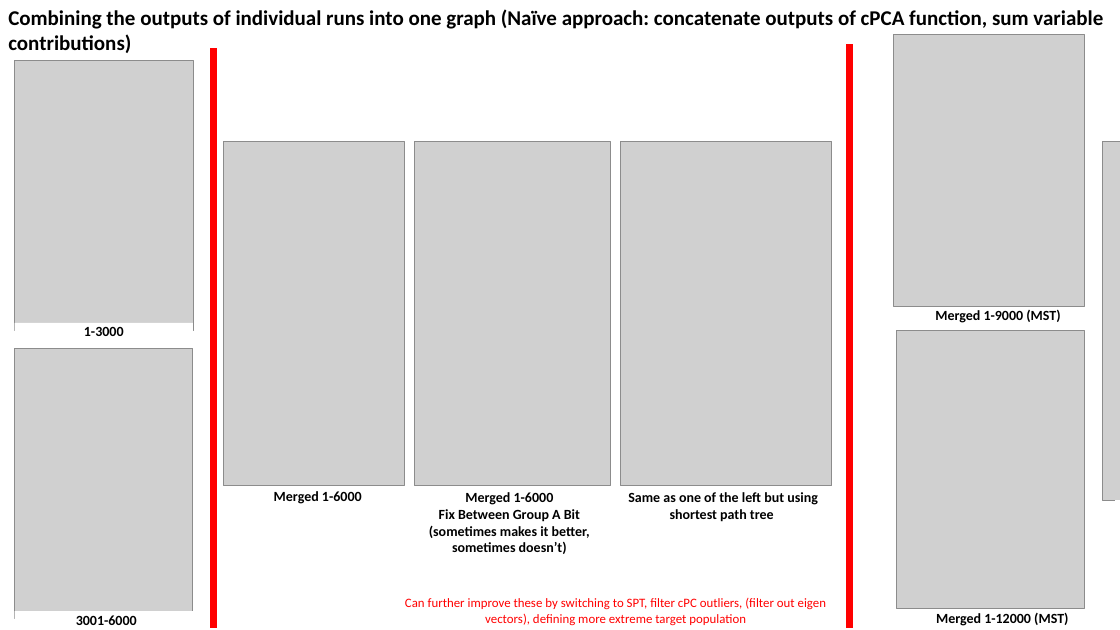
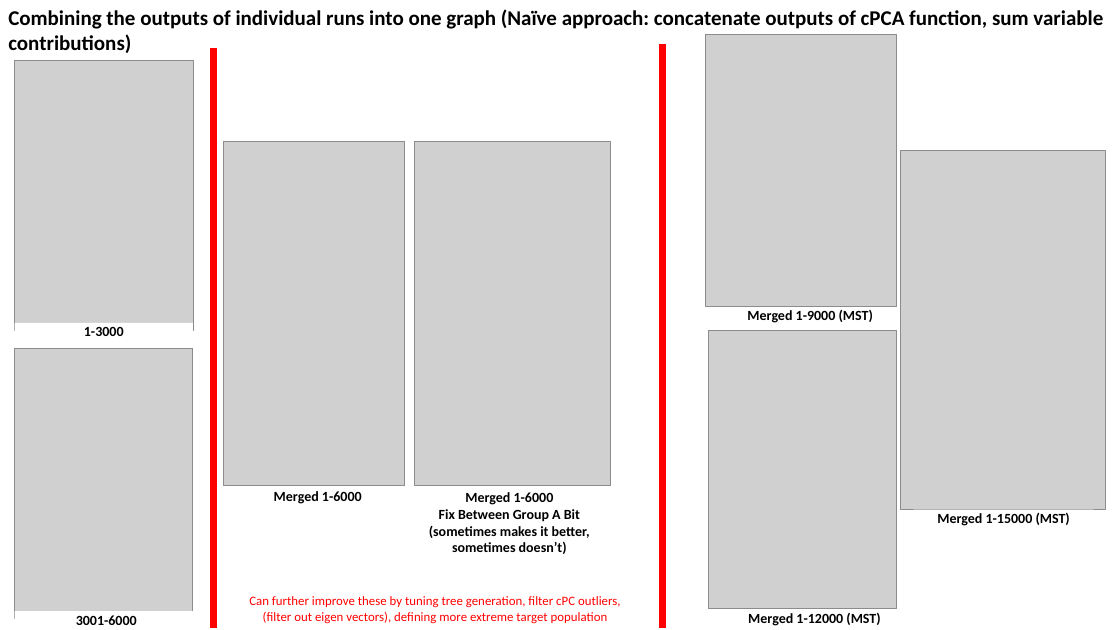
Before and after one commit to zhaohanxiong/OxfordCVM, a slide deck: slide 16 of job_results.pptx. Drawn at 1120x630 pixels with LibreOffice and Linux fonts; fonts in the diff are those of the drawing; grey boxes stand for pictures. Boxes give left, top, right and bottom in pixels: in the first picture for what was removed or moved away, otherwise in the second. Text is boxed around its words. In the diff, an @@ line names an element or a change of style, - is before the commit and + after.

```diff
--- a/job_results.pptx
+++ b/job_results.pptx
@@ 2 pictures, 2 rectangles, 1 line: place and size @@
-2 pictures, 2 rectangles, 1 line at <box>850,34,1090,628</box>
+2 pictures, 2 rectangles, 1 line at <box>662,34,902,628</box>
@@ picture removed at <box>621,141,833,486</box> @@
@@ picture: place and size @@
-picture at <box>1102,141,1120,500</box>
+picture at <box>902,150,1106,509</box>
@@ rectangle removed at <box>618,489,829,523</box> @@
-Same as one of the left but using shortest path tree
@@ rectangle "Merged 1-15000 (MST)": place and size @@
-rectangle "Merged 1-15000 (MST)" at <box>1115,500,1120,518</box>
+rectangle "Merged 1-15000 (MST)" at <box>914,510,1094,528</box>
@@ rectangle "Can further improve these by ...": place and size @@
-rectangle "Can further improve these by ..." at <box>405,598,826,626</box>
+rectangle "Can further improve these by ..." at <box>239,593,631,624</box>
@@ text in rectangle at <box>249,596,621,623</box>: text changed @@
-Can further improve these by switching to SPT, filter cPC outliers, (filter out eigen vectors), defining more extreme target population
+Can further improve these by tuning tree generation, filter cPC outliers, (filter out eigen vectors), defining more extreme target population
```
Also in this commit, not shown: 1 other slide changed, 1 slide added.
